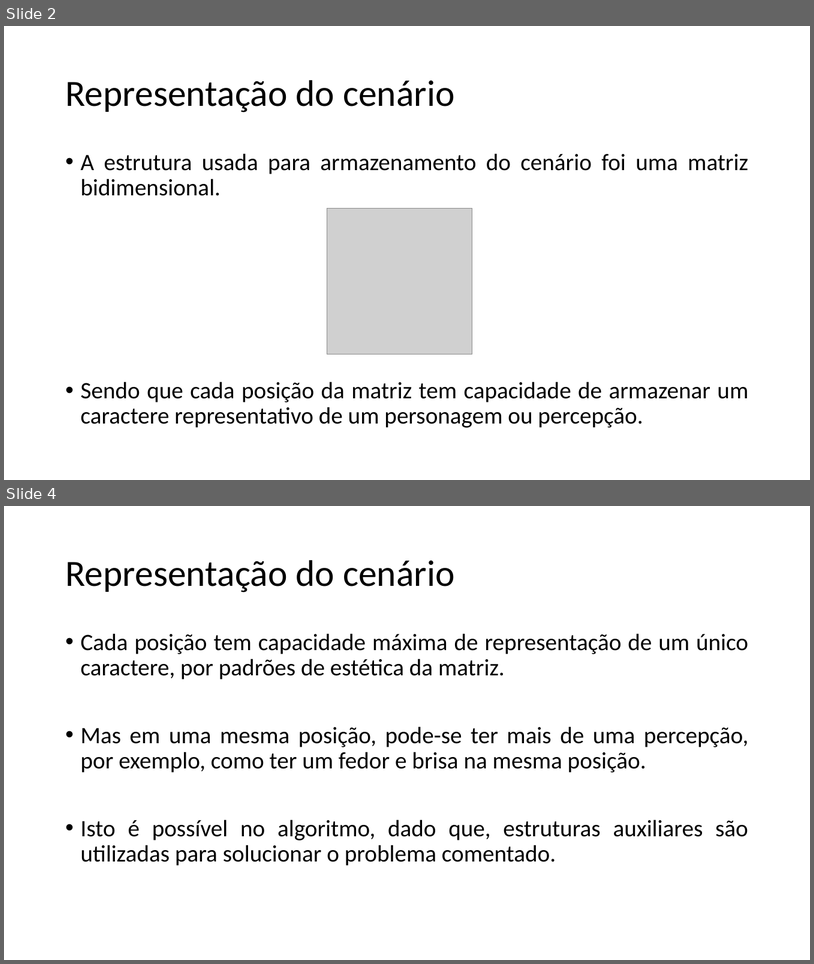
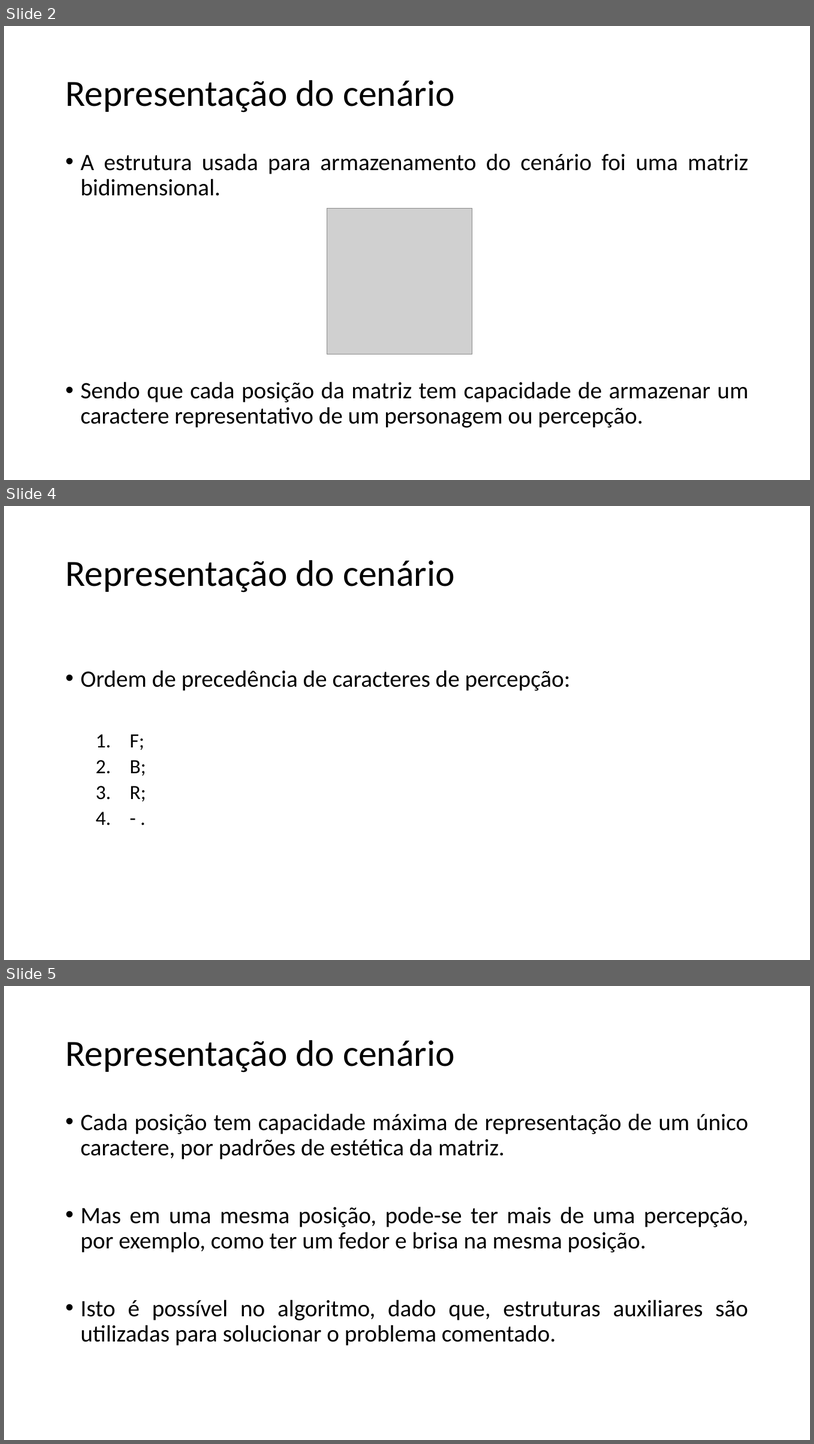
Before and after one commit to rodrigocarlos2/AgenteInteligente, a slide deck: Mundo do Wumpus.pptx. Shown one above the other, each under a label of ours: slides 2 and 4 before the commit, slides 2, 4 and 5 after it; the slides between them are not shown. The pictures are 814x964 and 814x1444 pixels, drawn with LibreOffice and Linux fonts; fonts in the diff are those of the drawing; grey boxes stand for pictures. Boxes give left, top, right and bottom in pixels: in the first picture for what was removed or moved away, otherwise in the second. Text is boxed around its words. In the diff, an @@ line names an element or a change of style, - is before the commit and + after.

```diff
--- a/Mundo do Wumpus.pptx
+++ b/Mundo do Wumpus.pptx
@@ slide 4 added at box(4, 506, 810, 960), background #FFFFFF @@
@@ title added at box(65, 560, 455, 592), 44 pt, text #000000 @@
+Representação do cenário
@@ text added at box(81, 670, 571, 801), 28 pt, text #000000 @@
+• Ordem de precedência de caracteres de percepção:
+  1. F;
+  2. B;
+  3. R;
+  4. - .
@@ what was slide 4 is now slide 5 @@
```
Also in this commit, not shown: 1 slide changed, 1 other slide added, 3 other files.
